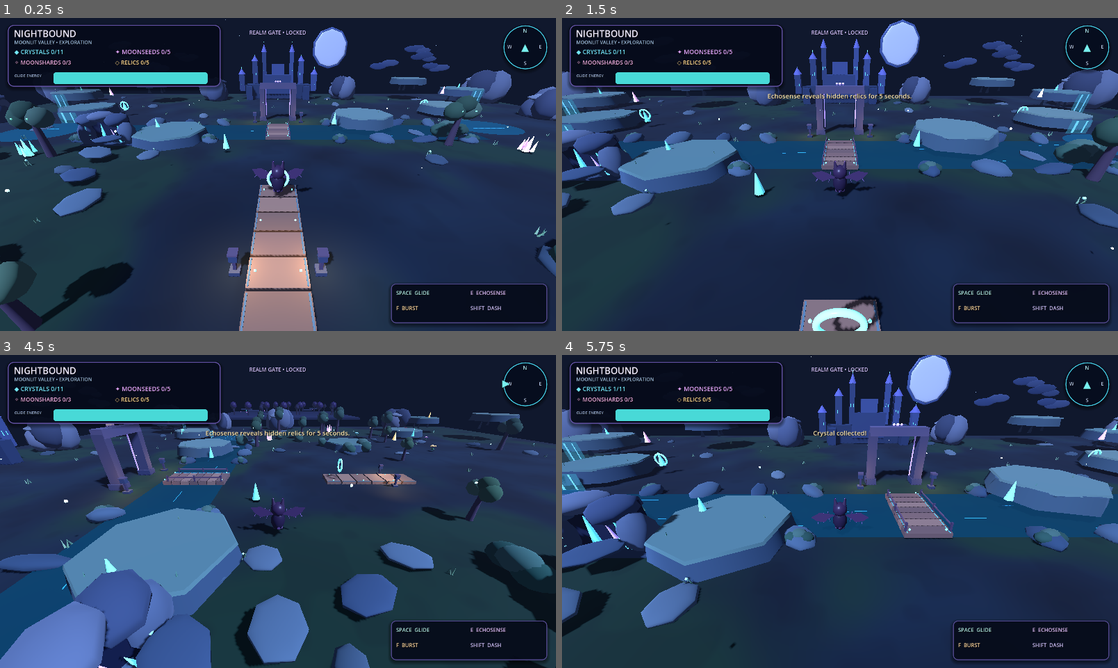
Above: before the commit, frames 1-4 (two rows, left to right).
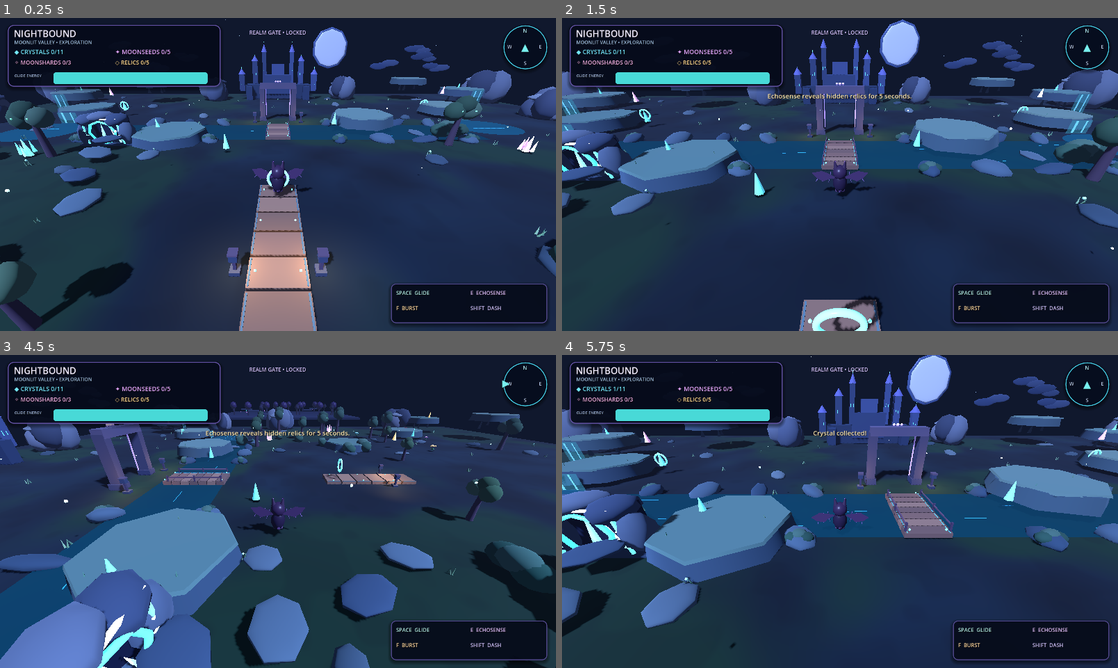
Above: after the commit, the same moments.

Repository: Dynamon91/nightbound
Game: Godot game, scene res://scenes/main.tscn
The game is run twice, just before and just after one commit, with the same random seed, the same clock (stepped at 60 frames per second) and the same inputs.
Inputs:
- Up to frame 1 (0.25 s): no input
- Up to frame 2 (1.5 s): hold W (move_forward) from 0.53 s (still down); tap F (burst) at 0.6 s; tap Space (jump) at 0.77 s; tap E (echosense) at 1.35 s
- Up to frame 3 (4.5 s): tap Space (jump) at 1.52, 3.02, 3.77 s; release W (move_forward) at 2.03 s; hold A (move_left) 2.03-3.53 s; tap Shift (shadow_dash) at 2.1, 4.35 s; tap F (burst) at 2.85 s; hold S (move_back) 3.53-4.28 s; tap E (echosense) at 3.6 s; hold D (move_right) from 4.28 s (still down)
- Up to frame 4 (5.75 s): tap Space (jump) at 4.52 s; release D (move_right) at 5.03 s; hold W (move_forward) from 5.03 s (still down); tap F (burst) at 5.1 s

The runs differ from the first frame. In frame 1, 0.1% of the frame differs, in the area x 14-23%, y 32-41%; in frame 2, 0.2%; in frame 3, 0.6%, in the area x 17-29%, y 73-100%; in frame 4, 0.4%.

Commit message:
art: give crystal grotto a readable luminous rune ring

Diff:
--- a/scripts/main.gd
+++ b/scripts/main.gd
@@ -266,10 +266,34 @@
 	rock(cave_center+Vector3(1.45,2.48,.04),Vector3(1.15,.68,.88),Color("#3d4d68"),131)
 	# Carved cool runes guide the eye to the hidden chamber.
 	for side in [-1.0,1.0]:
-		var rune:=glowing_box(cave_center+Vector3(side*1.72,1.25,.53),Vector3(.075,1.8,.055),Color("#58d9ee"))
-		rune.rotation.z=side*.08
+		var rune:=glowing_box(cave_center+Vector3(side*1.78,1.25,.63),Vector3(.14,2.25,.12),Color("#49eaff"))
+		rune.rotation.z=side*.05
+		var rune_material:=rune.material_override as StandardMaterial3D
+		rune_material.emission_energy_multiplier=1.8
 		for rune_index in range(3):
-			glowing_box(cave_center+Vector3(side*(1.72-.13*float(rune_index%2)),.58+float(rune_index)*.48,.55),Vector3(.25,.055,.06),Color("#8be8ee"))
+			var cross_rune:=glowing_box(cave_center+Vector3(side*(1.78-.14*float(rune_index%2)),.58+float(rune_index)*.48,.67),Vector3(.28,.065,.08),Color("#8be8ee"))
+			var cross_material:=cross_rune.material_override as StandardMaterial3D
+			cross_material.emission_energy_multiplier=1.35
+	# A luminous ring makes the secret entrance read clearly against the dark stone.
+	var cave_ring:=MeshInstance3D.new()
+	var cave_ring_mesh:=TorusMesh.new()
+	cave_ring_mesh.inner_radius=1.02
+	cave_ring_mesh.outer_radius=1.23
+	cave_ring_mesh.ring_segments=28
+	cave_ring_mesh.rings=8
+	cave_ring.mesh=cave_ring_mesh
+	cave_ring.rotation.x=PI*.5
+	cave_ring.position=cave_center+Vector3(0,1.35,.66)
+	cave_ring.scale=Vector3(1.18,1.15,1.0)
+	var cave_ring_material:=mat(Color("#4bdff4"),.22)
+	cave_ring_material.emission_enabled=true
+	cave_ring_material.emission=Color("#38dff8")
+	cave_ring_material.emission_energy_multiplier=1.7
+	cave_ring.material_override=cave_ring_material
+	add_child(cave_ring)
+	var top_rune:=glowing_box(cave_center+Vector3(0,2.68,.65),Vector3(3.7,.13,.12),Color("#a38cff"))
+	var top_rune_material:=top_rune.material_override as StandardMaterial3D
+	top_rune_material.emission_energy_multiplier=1.5
 	# Oversized decorative crystals form a focal point inside the cave; they are not counted as pickups.
 	var cave_crystal:=gem(cave_center+Vector3(-.48,.95,.02),Color("#5cdfff"))
 	cave_crystal.scale=Vector3(.95,1.6,.8)
@@ -280,6 +304,9 @@
 	var cave_crystal_three:=gem(cave_center+Vector3(1.02,.47,.12),Color("#6be9ff"))
 	cave_crystal_three.scale=Vector3(.38,.76,.42)
 	cave_crystal_three.rotation.z=.25
+	for cave_shard in [cave_crystal,cave_crystal_two,cave_crystal_three]:
+		var cave_shard_material:=cave_shard.material_override as StandardMaterial3D
+		cave_shard_material.emission_energy_multiplier=2.0
 	# Four raised stones suggest an optional approach without blocking the main central bridge.
 	var approach:Array[Vector3]=[
 		Vector3(-12.0,.25,3.4),Vector3(-14.5,.45,.4),Vector3(-16.0,.7,-3.2),Vector3(-17.0,.95,-6.1)
